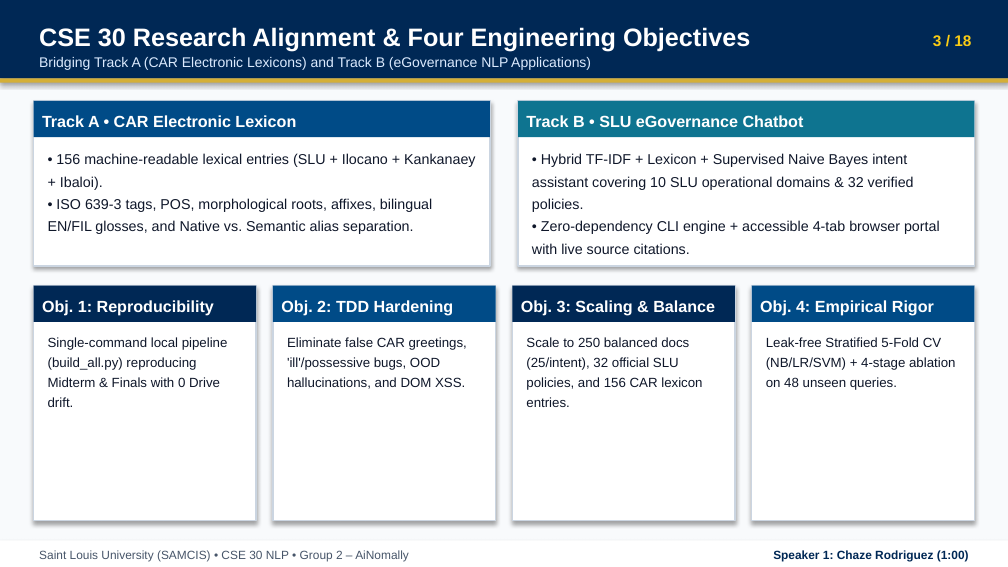
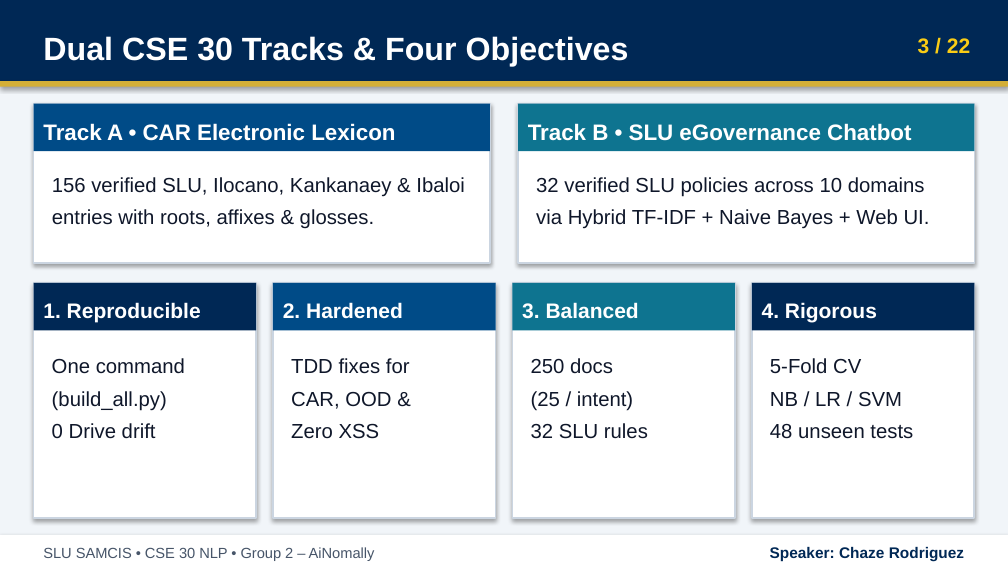
Before and after one commit to ChazeRodriguez/slu-egovernance-chatbot-car-lexicon, a slide deck: slide 3 of presentation/Group2_AiNomally_CSE30_Deck.pptx. Drawn at 1008x567 pixels with LibreOffice and Linux fonts; fonts in the diff are those of the drawing. Boxes give left, top, right and bottom in pixels: in the first picture for what was removed or moved away, otherwise in the second. Text is boxed around its words. In the diff, an @@ line names an element or a change of style, - is before the commit and + after.

```diff
--- a/presentation/Group2_AiNomally_CSE30_Deck.pptx
+++ b/presentation/Group2_AiNomally_CSE30_Deck.pptx
@@ background #F8FAFC to #F1F5F9 @@
@@ text "Dual CSE 30 Tracks & ..." at <box>43,36,629,66</box>: vertical alignment top to middle @@
@@ text removed at <box>39,57,591,70</box> @@
-Bridging Track A (CAR Electronic Lexicons) and Track B (eGovernance NLP Applications)
@@ text at <box>43,36,629,66</box>: text changed; size 18 to 23 pt @@
-CSE 30 Research Alignment & Four Engineering Objectives
+Dual CSE 30 Tracks & Four Objectives
@@ text at <box>918,38,970,54</box>: text changed; size 11 to 15 pt @@
-3 / 18
+3 / 22
@@ rectangle: place and size @@
-rectangle at <box>0,79,1008,83</box>
+rectangle at <box>0,82,1008,88</box>
@@ rectangle "Track A • CAR Electronic ...": place and size @@
-rectangle "Track A • CAR Electronic ..." at <box>33,101,490,137</box>
+rectangle "Track A • CAR Electronic ..." at <box>33,104,490,151</box>
@@ rectangle "Track A • CAR Electronic ..." at <box>33,104,490,151</box>: size 11.5 to 16 pt; line spacing 1.25 to 1.28 @@
@@ rectangle "Track B • SLU eGovernance ..." at <box>518,104,975,151</box>: size 11.5 to 16 pt; line spacing 1.25 to 1.28 @@
@@ rectangle "Track B • SLU eGovernance ...": place and size @@
-rectangle "Track B • SLU eGovernance ..." at <box>518,101,975,137</box>
+rectangle "Track B • SLU eGovernance ..." at <box>518,104,975,151</box>
@@ text at <box>52,177,465,229</box>: text changed; size 10.2 to 14.5 pt @@
-• 156 machine-readable lexical entries (SLU + Ilocano + Kankanaey + Ibaloi).
-• ISO 639-3 tags, POS, morphological roots, affixes, bilingual EN/FIL glosses, and Native vs. Semantic alias separation.
+156 verified SLU, Ilocano, Kankanaey & Ibaloi entries with roots, affixes & glosses.
@@ text at <box>536,177,930,229</box>: text changed; size 10.2 to 14.5 pt @@
-• Hybrid TF-IDF + Lexicon + Supervised Naive Bayes intent assistant covering 10 SLU operational domains & 32 verified policies.
-• Zero-dependency CLI engine + accessible 4-tab browser portal with live source citations.
+32 verified SLU policies across 10 domains via Hybrid TF-IDF + Naive Bayes + Web UI.
@@ rectangle "1. Reproducible": place and size @@
-rectangle "1. Reproducible" at <box>33,285,256,322</box>
+rectangle "1. Reproducible" at <box>33,283,256,331</box>
@@ rectangle "2. Hardened": place and size @@
-rectangle "2. Hardened" at <box>273,285,496,322</box>
+rectangle "2. Hardened" at <box>273,283,496,331</box>
@@ rectangle "3. Balanced": place and size @@
-rectangle "3. Balanced" at <box>512,285,735,322</box>
+rectangle "3. Balanced" at <box>512,283,735,331</box>
@@ rectangle "3. Balanced" at <box>512,283,735,331</box>: fill #002855 to #0E7490 @@
@@ outline #CBD5E1 1 pt to #CBD5E1 1.25 pt in 6 elements at <box>33,104,490,263</box>, <box>518,104,975,263</box>, <box>33,283,256,518</box>, <box>273,283,496,518</box>, <box>512,283,735,518</box>, <box>752,283,975,518</box> @@
@@ rectangle "4. Rigorous": place and size @@
-rectangle "4. Rigorous" at <box>752,285,975,322</box>
+rectangle "4. Rigorous" at <box>752,283,975,331</box>
@@ rectangle "4. Rigorous" at <box>752,283,975,331</box>: fill #004B87 to #002855 @@
@@ text in rectangle at <box>43,302,201,323</box>: text changed; size 11.5 to 15 pt @@
-Obj. 1: Reproducibility
+1. Reproducible
@@ text in rectangle at <box>283,302,403,319</box>: text changed; size 11.5 to 15 pt @@
-Obj. 2: TDD Hardening
+2. Hardened
@@ text in rectangle at <box>522,302,639,319</box>: text changed; size 11.5 to 15 pt @@
-Obj. 3: Scaling & Balance
+3. Balanced
@@ text in rectangle at <box>762,302,877,323</box>: text changed; size 11.5 to 15 pt @@
-Obj. 4: Empirical Rigor
+4. Rigorous
@@ text at <box>52,358,185,439</box>: text changed; size 9.5 to 14.5 pt @@
-Single-command local pipeline (build_all.py) reproducing Midterm & Finals with 0 Drive drift.
+One command
+(build_all.py)
+0 Drive drift
@@ text at <box>291,358,410,439</box>: text changed; size 9.5 to 14.5 pt @@
-Eliminate false CAR greetings, 'ill'/possessive bugs, OOD hallucinations, and DOM XSS.
+TDD fixes for
+CAR, OOD &
+Zero XSS
@@ text at <box>531,358,648,439</box>: text changed; size 9.5 to 14.5 pt @@
-Scale to 250 balanced docs (25/intent), 32 official SLU policies, and 156 CAR lexicon entries.
+250 docs
+(25 / intent)
+32 SLU rules
@@ text at <box>770,358,913,439</box>: text changed; size 9.5 to 14.5 pt @@
-Leak-free Stratified 5-Fold CV (NB/LR/SVM) + 4-stage ablation on 48 unseen queries.
+5-Fold CV
+NB / LR / SVM
+48 unseen tests
@@ rectangle: place and size @@
-rectangle at <box>0,540,1008,566</box>
+rectangle at <box>0,535,1008,567</box>
@@ text at <box>43,547,375,561</box>: text changed; size 8.5 to 10.5 pt @@
-Saint Louis University (SAMCIS) • CSE 30 NLP • Group 2 – AiNomally
+SLU SAMCIS • CSE 30 NLP • Group 2 – AiNomally
@@ text at <box>770,547,964,562</box>: text changed; size 8.5 to 11 pt @@
-Speaker 1: Chaze Rodriguez (1:00)
+Speaker: Chaze Rodriguez
```
Also in this commit, not shown: 15 other slides changed, 6 slides added, 2 slides removed, 8 other files.
